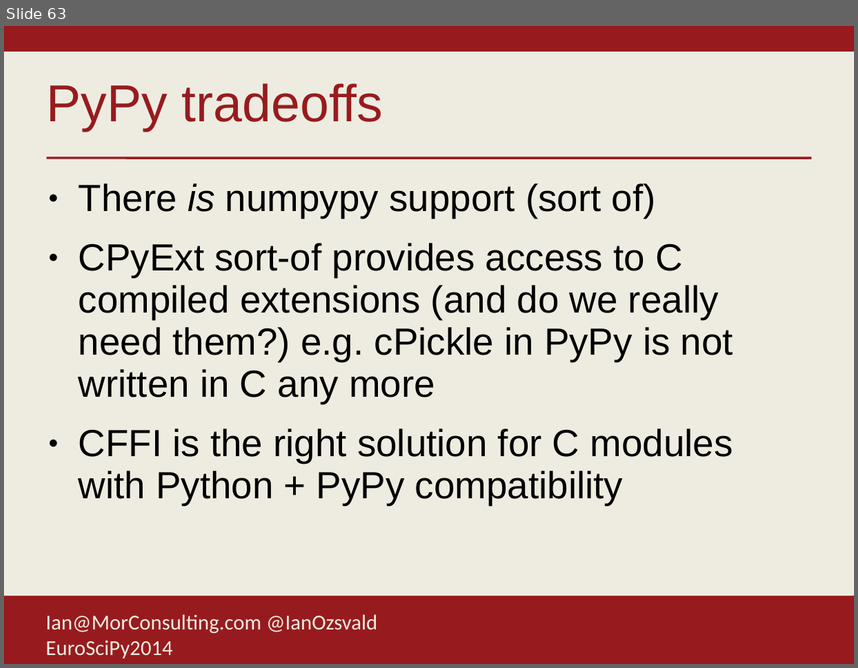
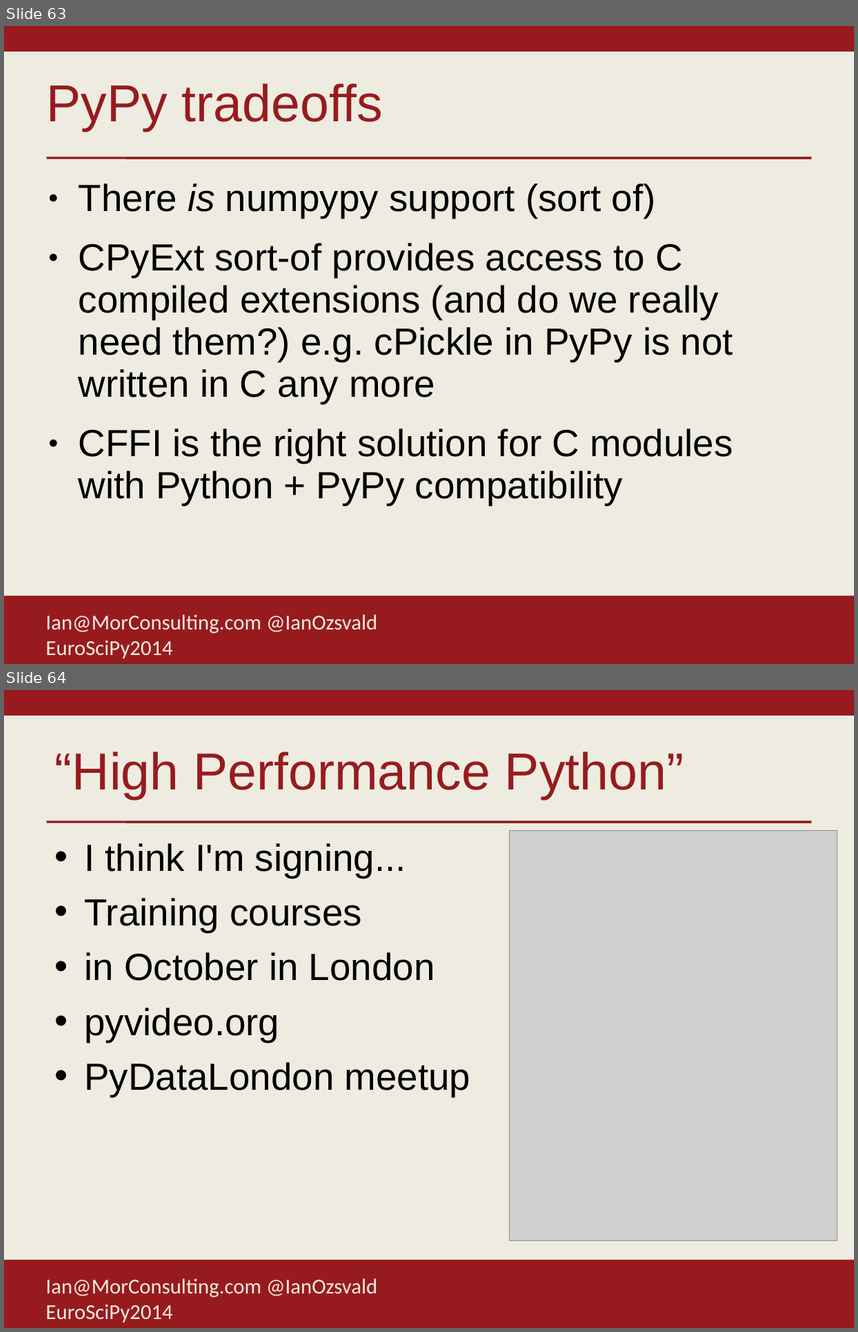
Before and after one commit to ianozsvald/euroscipy2014_highperformancepython, a slide deck: euroscipy2014_highperformancepython.odp. Shown one above the other, each under a label of ours: slide 63 before the commit, slides 63 and 64 after it. The pictures are 858x668 and 858x1332 pixels, drawn with LibreOffice and Linux fonts; fonts in the diff are those of the drawing; grey boxes stand for pictures; background and template pictures are left out. Boxes give left, top, right and bottom in pixels: in the first picture for what was removed or moved away, otherwise in the second. Text is boxed around its words. In the diff, an @@ line names an element or a change of style, - is before the commit and + after.

```diff
--- a/euroscipy2014_highperformancepython.odp
+++ b/euroscipy2014_highperformancepython.odp
@@ slide 64 added at box(4, 690, 854, 1328), background #FFFFFF; not listed: 5 template elements that a slide beside it also shows @@
@@ text added at box(55, 751, 684, 799), 44 pt, text #971B1E @@
+“High Performance Python”
@@ picture added at box(509, 830, 837, 1240) @@
@@ text added at box(84, 843, 471, 1096), 32 pt, text #000000 @@
+• I think I'm signing...
+• Training courses
+• in October in London
+• pyvideo.org
+• PyDataLondon meetup
```
Also in this commit, not shown: 3 slides changed, 1 other file.
